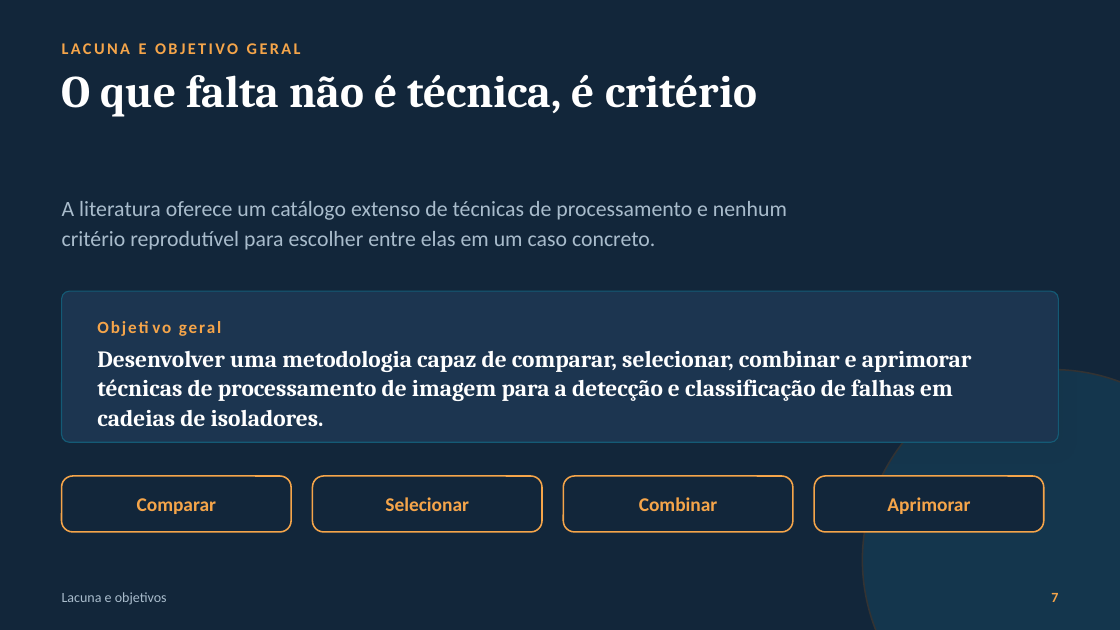
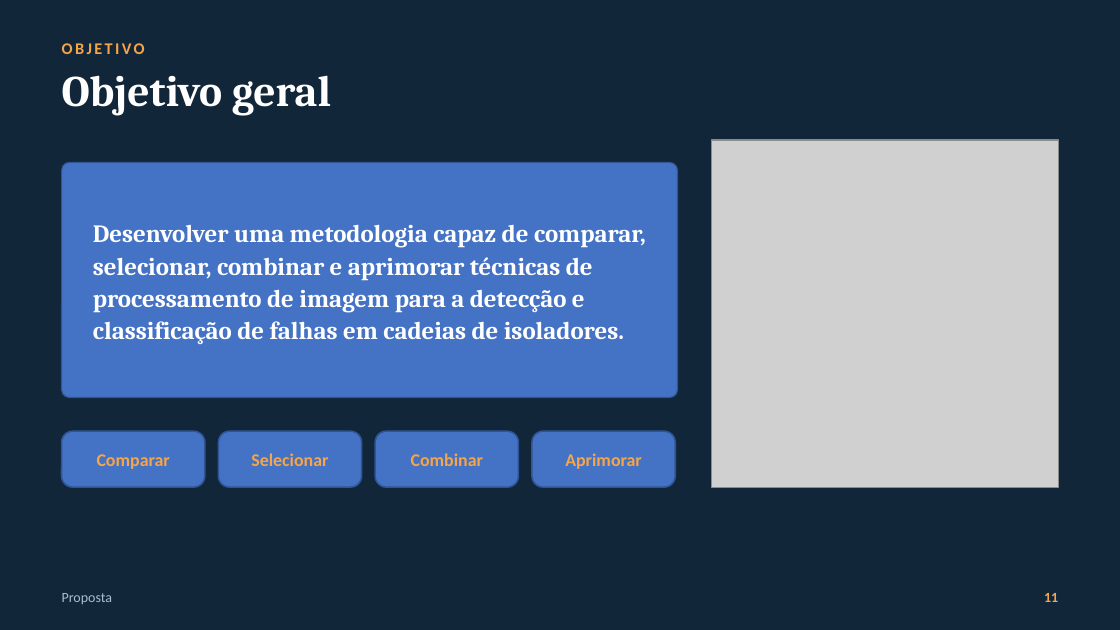
Before and after one commit to luanws/masters-thesis, a slide deck: slide 11 of presentation/defesa.odp (slide 7 before the commit). Drawn at 1120x630 pixels with LibreOffice and Linux fonts; fonts in the diff are those of the drawing; grey boxes stand for pictures. Boxes give left, top, right and bottom in pixels: in the first picture for what was removed or moved away, otherwise in the second. Text is boxed around its words. In the diff, an @@ line names an element or a change of style, - is before the commit and + after.

```diff
--- a/presentation/defesa.odp
+++ b/presentation/defesa.odp
@@ text at <box>62,43,145,54</box>: text changed @@
-LACUNA E OBJETIVO GERAL
+OBJETIVO
@@ text "Objetivo geral": place and size @@
-text "Objetivo geral" at <box>97,311,433,343</box>
+text "Objetivo geral" at <box>62,75,331,116</box>
@@ text "Objetivo geral" at <box>62,75,331,116</box>: size 11 to 28 pt, font Calibri to Cambria, text colour #F5A54A to #FFFFFF, letter spacing 1.2 to 0 pt; vertical alignment middle to top @@
@@ text removed at <box>62,75,757,117</box> @@
-O que falta não é técnica, é critério
@@ picture added at <box>711,140,1058,487</box> @@
@@ rounded rectangle added at <box>62,162,678,398</box>, fill #4472C4, outline #2F5597 0.74 pt @@
@@ text "Desenvolver uma metodologia capaz de ...": place and size @@
-text "Desenvolver uma metodologia capaz de ..." at <box>97,351,972,426</box>
+text "Desenvolver uma metodologia capaz de ..." at <box>93,224,646,344</box>
@@ text "Desenvolver uma metodologia capaz de ..." at <box>93,224,646,344</box>: size 15 to 16 pt; line spacing 1.05 to 1.08 @@
@@ text removed at <box>62,201,787,250</box> @@
-A literatura oferece um catálogo extenso de técnicas de processamento e nenhum critério reprodutível para escolher entre elas em um caso concreto.
@@ rounded rectangle removed at <box>62,291,1058,442</box> @@
@@ ellipse removed at <box>862,370,1120,630</box> @@
@@ text "Comparar": place and size @@
-text "Comparar" at <box>137,498,216,514</box>
+text "Comparar" at <box>97,454,170,469</box>
@@ rounded rectangle added at <box>62,431,205,487</box>, fill #4472C4, outline #2F5597 0.99 pt @@
@@ text "Selecionar": place and size @@
-text "Selecionar" at <box>385,497,469,511</box>
+text "Selecionar" at <box>251,453,328,466</box>
@@ rounded rectangle added at <box>218,431,362,487</box>, fill #4472C4, outline #2F5597 0.99 pt @@
@@ text "Combinar": place and size @@
-text "Combinar" at <box>639,497,718,511</box>
+text "Combinar" at <box>411,453,483,466</box>
@@ rounded rectangle: place and size @@
-rounded rectangle at <box>312,476,542,532</box>
+rounded rectangle at <box>375,431,519,487</box>
@@ rounded rectangle at <box>375,431,519,487</box>: fill #12263A to #4472C4; outline #F5A54A 0.99 pt to #2F5597 0.99 pt @@
@@ size 12.5 to 11.5 pt in 4 elements at <box>97,454,170,469</box>, <box>251,453,328,466</box>, <box>411,453,483,466</box>, <box>565,453,642,469</box> @@
@@ text "Aprimorar": place and size @@
-text "Aprimorar" at <box>887,497,970,514</box>
+text "Aprimorar" at <box>565,453,642,469</box>
@@ rounded rectangle added at <box>532,431,675,487</box>, fill #4472C4, outline #2F5597 0.99 pt @@
@@ rounded rectangle removed at <box>62,476,291,532</box> @@
@@ rounded rectangle removed at <box>563,476,793,532</box> @@
@@ rounded rectangle removed at <box>814,476,1044,532</box> @@
@@ text removed at <box>62,592,167,605</box> @@
-Lacuna e objetivos
@@ text added at <box>62,593,113,604</box>, 9 pt, text #A9BCCC @@
+Proposta
@@ text added at <box>1044,593,1058,602</box>, 9 pt, text #F5A54A, bold @@
+11
@@ text removed at <box>1051,593,1058,602</box> @@
-7
```
Also in this commit, not shown: 6 other slides changed, 21 slides added, 23 slides removed, 26 other files.
